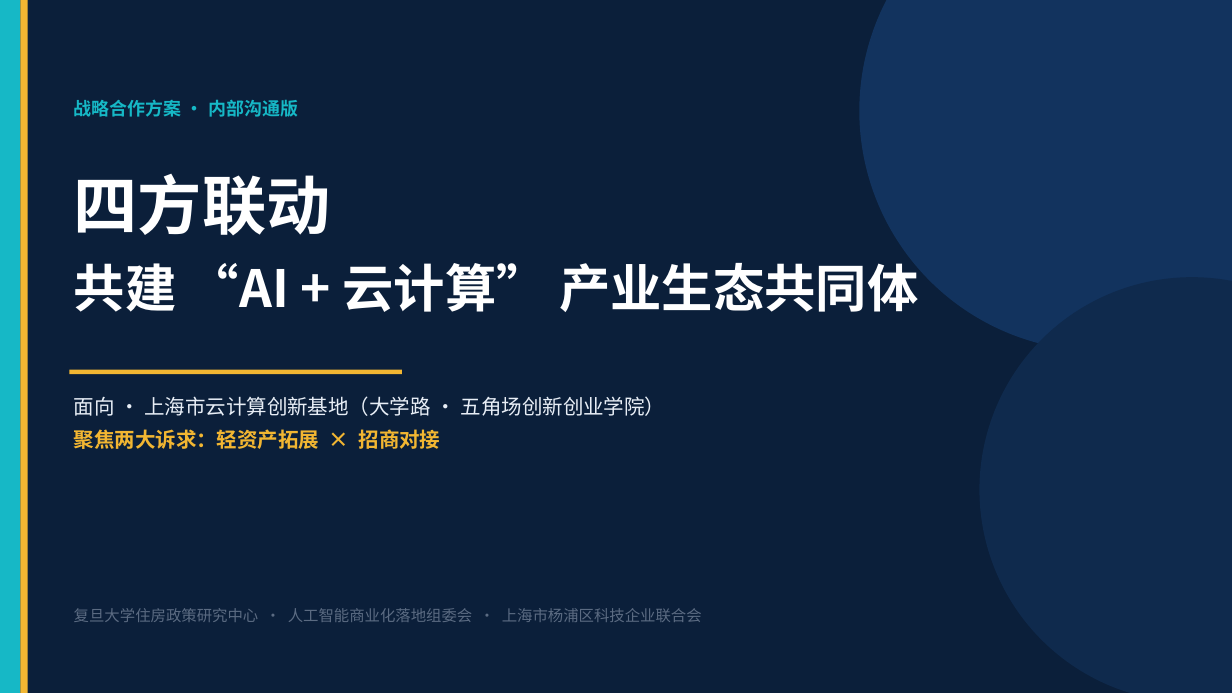
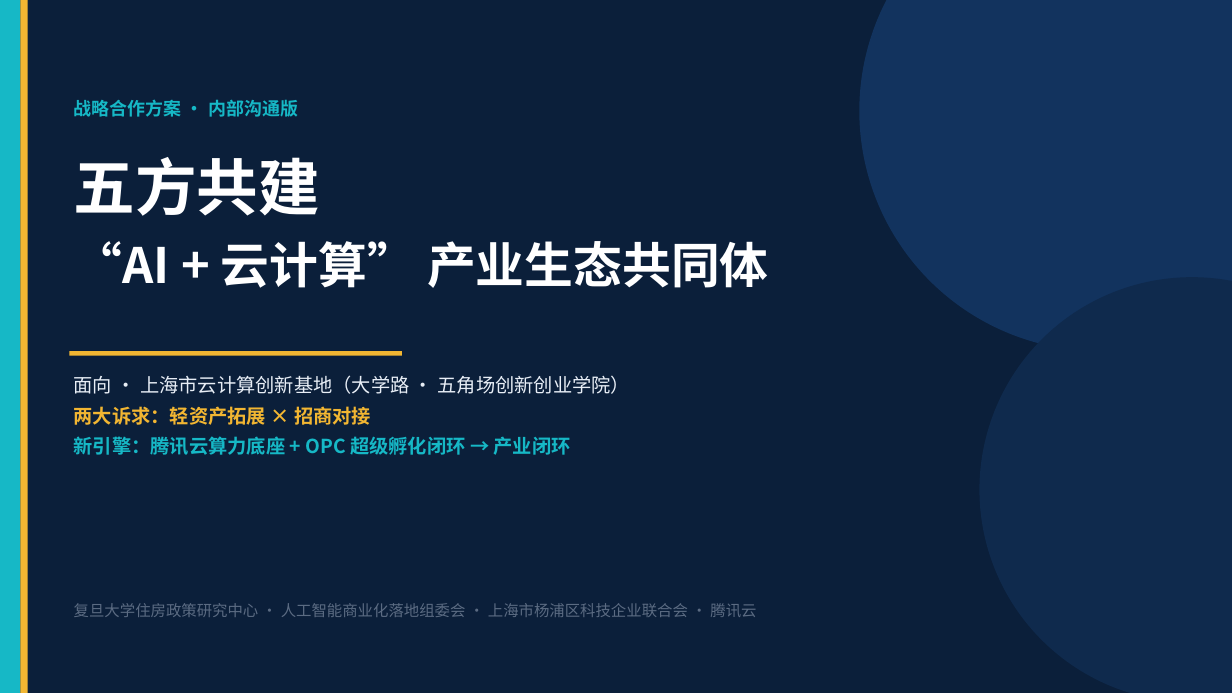
Before and after one commit to hujigang2010-maker/AIDEN, a slide deck: slide 1 of 合作方案_AI云计算产业生态共同体.pptx. Drawn at 1232x693 pixels with LibreOffice and Linux fonts; fonts in the diff are those of the drawing. Boxes give left, top, right and bottom in pixels: in the first picture for what was removed or moved away, otherwise in the second. Text is boxed around its words. In the diff, an @@ line names an element or a change of style, - is before the commit and + after.

```diff
--- a/合作方案_AI云计算产业生态共同体.pptx
+++ b/合作方案_AI云计算产业生态共同体.pptx
@@ text at <box>74,157,768,288</box>: text changed; size 40 to 38 pt @@
-四方联动
-共建 “AI + 云计算” 产业生态共同体
+五方共建
+“AI + 云计算” 产业生态共同体
@@ rectangle: place and size @@
-rectangle at <box>69,370,402,374</box>
+rectangle at <box>69,351,402,356</box>
@@ text "面向 · 上海市云计算创新基地（大学路 · 五角场创新创业学院）": place and size @@
-text "面向 · 上海市云计算创新基地（大学路 · 五角场创新创业学院）" at <box>74,396,666,449</box>
+text "面向 · 上海市云计算创新基地（大学路 · 五角场创新创业学院）" at <box>74,375,630,455</box>
@@ text at <box>74,375,630,394</box>: size 16 to 15 pt in "面向 · 上海市云计算创新基地（大学路 · 五角场创新创业学院）"; less space between paragraphs @@
@@ text at <box>74,406,571,455</box>: text changed; size 16 to 15 pt; text colour #F2B632 to #16B8C6 @@
-聚焦两大诉求：轻资产拓展 × 招商对接
+两大诉求：轻资产拓展 × 招商对接
+新引擎：腾讯云算力底座 + OPC 超级孵化闭环 → 产业闭环
@@ text at <box>74,603,756,617</box>: text changed @@
-复旦大学住房政策研究中心 · 人工智能商业化落地组委会 · 上海市杨浦区科技企业联合会
+复旦大学住房政策研究中心 · 人工智能商业化落地组委会 · 上海市杨浦区科技企业联合会 · 腾讯云
```
Also in this commit, not shown: 6 other slides changed, 2 slides added, 2 other files.
